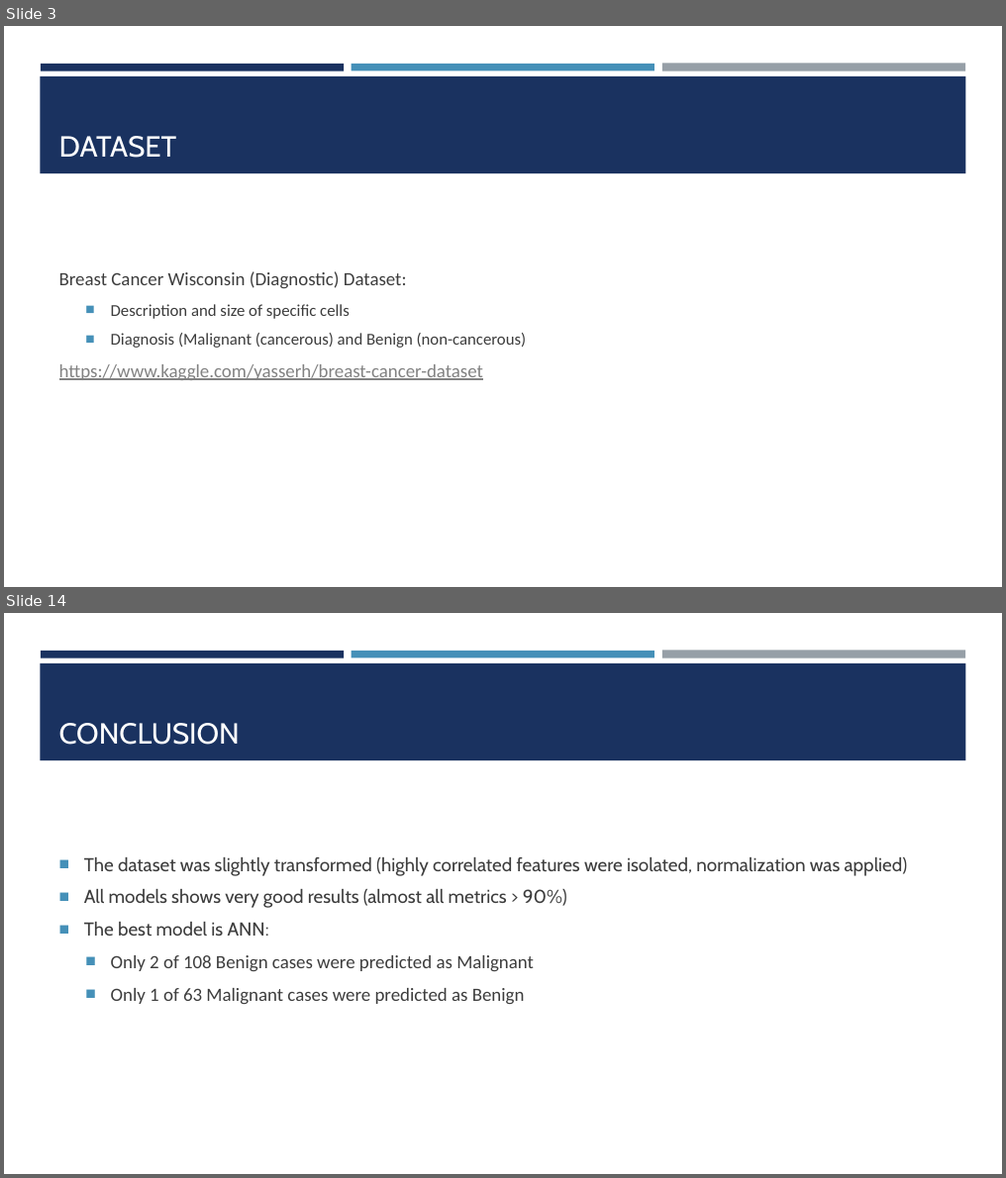
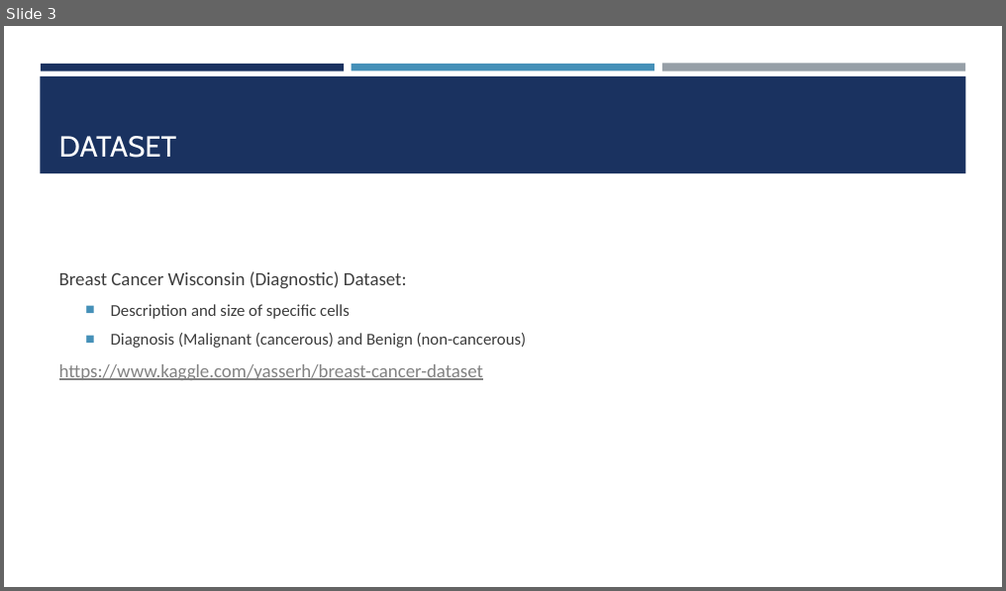
Before and after one commit to omatveyuk/ibm_advanced_ds, a slide deck: BreastCancerClassificationOverview.pptx. Shown one above the other, each under a label of ours: slides 3 and 14 before the commit, slide 3 after it; the slides between them are not shown. The pictures are 1006x1178 and 1006x591 pixels, drawn with LibreOffice and Linux fonts; fonts in the diff are those of the drawing. Boxes give left, top, right and bottom in pixels: in the first picture for what was removed or moved away, otherwise in the second. Text is boxed around its words. In the diff, an @@ line names an element or a change of style, - is before the commit and + after.

```diff
--- a/BreastCancerClassificationOverview.pptx
+++ b/BreastCancerClassificationOverview.pptx
@@ slide 14 removed at (4,613,1002,1174), background #FFFFFF; not listed: 4 template elements that a slide beside it also shows @@
@@ title removed at (59,723,240,745) @@
-CONCLUSION
@@ text removed at (84,858,908,1005) @@
-■ The dataset was slightly transformed (highly correlated features were isolated, normalization was applied)
-■ All models shows very good results (almost all metrics > 90%)
-■ The best model is ANN:
-  ■ Only 2 of 108 Benign cases were predicted as Malignant
-  ■ Only 1 of 63 Malignant cases were predicted as Benign
```
Also in this commit, not shown: 1 slide changed, 9 other slides removed, 2 other files.
